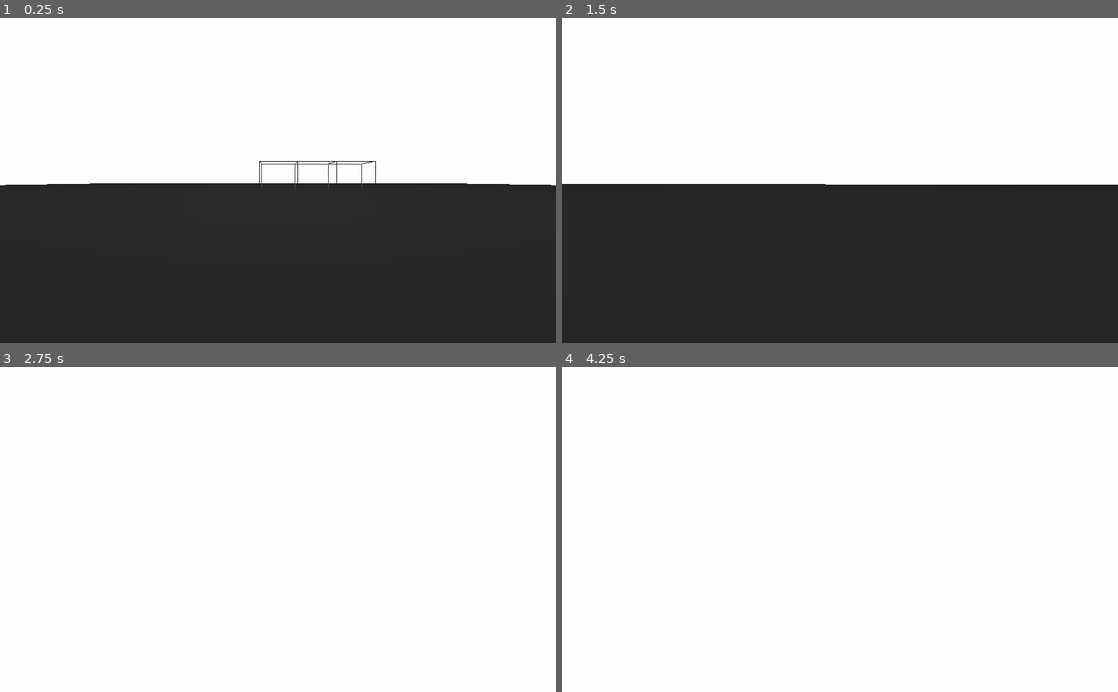
Above: before the commit, frames 1-4 (two rows, left to right).
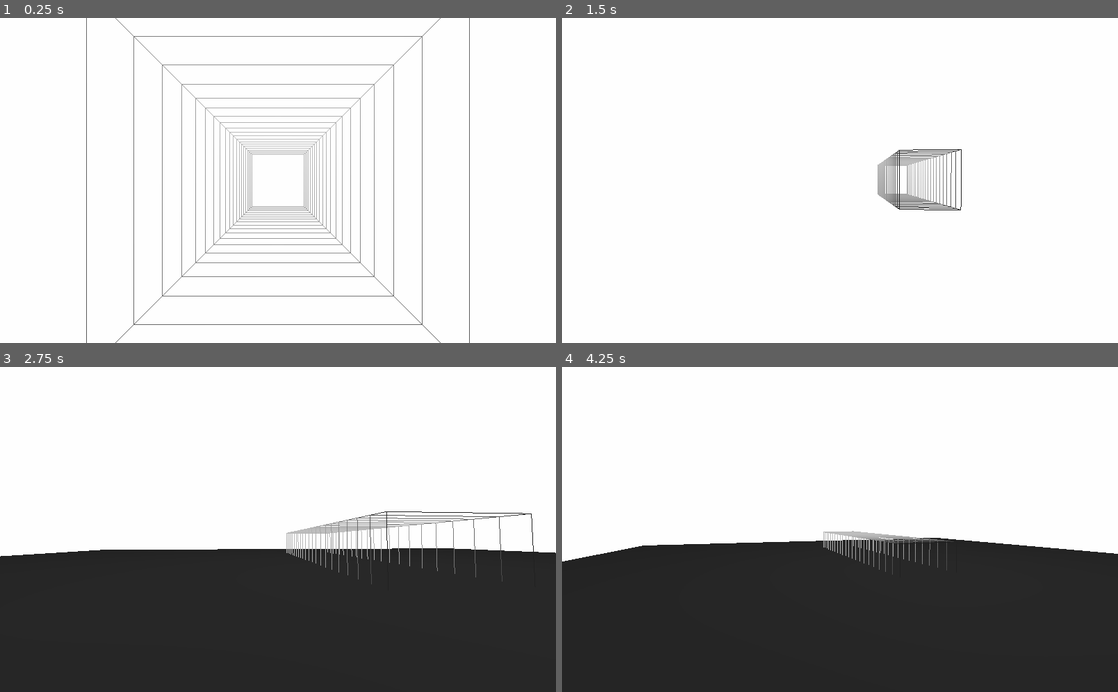
Above: after the commit, the same moments.

Repository: Solcany/latent_garden
Game: Godot game, scene res://spaceWarper.tscn
The game is run twice, just before and just after one commit, with the same random seed, the same clock (stepped at 60 frames per second) and the same inputs.
Inputs (mouse positions are in pixels of both pictures, inside the frame that each line leads up to):
- Up to frame 1 (0.25 s): no input
- Up to frame 2 (1.5 s): tap Enter at 0.5 s; move the mouse to (867, 180) at 0.52 s; hold S (dec_origin, bound only before the commit) 0.53-1.28 s; hold Up from 0.53 s (still down); tap A (dec_warp, bound only before the commit) at 0.8, 1.35 s; move the mouse to (812, 180) at 1.27 s
- Up to frame 3 (2.75 s): keep holding Up; tap W (inc_origin, bound only before the commit) at 1.55 s; move the mouse to (289, 523) at 2.02 s; hold W (inc_origin, bound only before the commit) from 2.03 s (still down); tap Q (inc_warp, bound only before the commit) at 2.3 s
- Up to frame 4 (4.25 s): keep holding Up; move the mouse to (834, 536) at 2.77 s; release W (inc_origin, bound only before the commit) at 2.78 s; tap Q (inc_warp, bound only before the commit) at 2.85 s; tap S (dec_origin, bound only before the commit) at 3.05 s; move the mouse to (878, 532) at 3.52 s; hold S (dec_origin, bound only before the commit) from 3.53 s (still down); tap A (dec_warp, bound only before the commit) at 3.8 s

The runs differ from the first frame. In frame 1, 51% of the frame differs, in the area x 0-100%, y 0-100%; in frame 2, 49%; in frame 3, 45%; in frame 4, 46%.

Commit message:
scale cube rooms interactively

Diff:
--- a/front_end/latent_garden_godot/game_controller.gd
+++ b/front_end/latent_garden_godot/game_controller.gd
@@ -9,7 +9,14 @@
 	set_process_input(true)
 
 func _input(event):
-	if event.is_action_pressed("inc_warp"): global_variables.warp += 0.01
-	if event.is_action_pressed("dec_warp"): global_variables.warp -= 0.01
-	if event.is_action_pressed("inc_origin"): global_variables.origin += 0.1
-	if event.is_action_pressed("dec_origin"): global_variables.origin -= 0.1
+	#if event.is_action_pressed("inc_room_scale"): global_variables.room_scale += global_variables.room_scalar
+	#if event.is_action_pressed("dec_room_scale"): global_variables.room_scale -= global_variables.room_scalar
+	if event is InputEventMouseButton:
+		if event.is_pressed():
+			if event.button_index == BUTTON_WHEEL_UP:
+				global_variables.room_scale_z += global_variables.room_scalar_z
+
+			if event.button_index == BUTTON_WHEEL_DOWN:
+				global_variables.room_scale_z -= global_variables.room_scalar_z
+				if(global_variables.room_scale_z < global_variables.init_room_scale_z):
+					global_variables.room_scale_z = global_variables.init_room_scale_z
--- a/front_end/latent_garden_godot/global_variables.gd
+++ b/front_end/latent_garden_godot/global_variables.gd
@@ -1,7 +1,10 @@
 extends Node
 
-var warp = 0.1
-var origin = 0.1
+var init_room_scale_x = 0.25
+var init_room_scale_y = 0.25
+var init_room_scale_z = 0.1
+var room_scale_z = init_room_scale_z
+var room_scalar_z = 0.1
 
 # Called when the node enters the scene tree for the first time.
 func _ready():
--- a/front_end/latent_garden_godot/player_controller.gd
+++ b/front_end/latent_garden_godot/player_controller.gd
@@ -7,7 +7,7 @@
 	ZDSQ_AE
 }
 
-export (KeyLayout) var key_layout:int = KeyLayout.ARROWS
+export (KeyLayout) var key_layout:int = KeyLayout.WASD_QE
 
 export (float,0,10) var view_sensitivity : float = 0.25
 export (float,0,10) var rotation_damping : float = 5
--- a/front_end/latent_garden_godot/project.godot
+++ b/front_end/latent_garden_godot/project.godot
@@ -20,6 +20,30 @@
 
 [input]
 
+ui_left={
+"deadzone": 0.5,
+"events": [ Object(InputEventKey,"resource_local_to_scene":false,"resource_name":"","device":0,"alt":false,"shift":false,"control":false,"meta":false,"command":false,"pressed":false,"scancode":65,"unicode":0,"echo":false,"script":null)
+, Object(InputEventJoypadButton,"resource_local_to_scene":false,"resource_name":"","device":0,"button_index":14,"pressure":0.0,"pressed":false,"script":null)
+ ]
+}
+ui_right={
+"deadzone": 0.5,
+"events": [ Object(InputEventKey,"resource_local_to_scene":false,"resource_name":"","device":0,"alt":false,"shift":false,"control":false,"meta":false,"command":false,"pressed":false,"scancode":68,"unicode":0,"echo":false,"script":null)
+, Object(InputEventJoypadButton,"resource_local_to_scene":false,"resource_name":"","device":0,"button_index":15,"pressure":0.0,"pressed":false,"script":null)
+ ]
+}
+ui_up={
+"deadzone": 0.5,
+"events": [ Object(InputEventKey,"resource_local_to_scene":false,"resource_name":"","device":0,"alt":false,"shift":false,"control":false,"meta":false,"command":false,"pressed":false,"scancode":87,"unicode":0,"echo":false,"script":null)
+, Object(InputEventJoypadButton,"resource_local_to_scene":false,"resource_name":"","device":0,"button_index":12,"pressure":0.0,"pressed":false,"script":null)
+ ]
+}
+ui_down={
+"deadzone": 0.5,
+"events": [ Object(InputEventKey,"resource_local_to_scene":false,"resource_name":"","device":0,"alt":false,"shift":false,"control":false,"meta":false,"command":false,"pressed":false,"scancode":83,"unicode":0,"echo":false,"script":null)
+, Object(InputEventJoypadButton,"resource_local_to_scene":false,"resource_name":"","device":0,"button_index":13,"pressure":0.0,"pressed":false,"script":null)
+ ]
+}
 move_left={
 "deadzone": 0.5,
 "events": [ Object(InputEventKey,"resource_local_to_scene":false,"resource_name":"","device":0,"alt":false,"shift":false,"control":false,"meta":false,"command":false,"pressed":false,"scancode":16777231,"unicode":0,"echo":false,"script":null)
@@ -40,24 +64,14 @@
 "events": [ Object(InputEventKey,"resource_local_to_scene":false,"resource_name":"","device":0,"alt":false,"shift":false,"control":false,"meta":false,"command":false,"pressed":false,"scancode":0,"unicode":0,"echo":false,"script":null)
  ]
 }
-inc_warp={
+inc_room_scale={
 "deadzone": 0.5,
 "events": [ Object(InputEventKey,"resource_local_to_scene":false,"resource_name":"","device":0,"alt":false,"shift":false,"control":false,"meta":false,"command":false,"pressed":false,"scancode":81,"unicode":0,"echo":false,"script":null)
  ]
 }
-dec_warp={
+dec_room_scale={
 "deadzone": 0.5,
 "events": [ Object(InputEventKey,"resource_local_to_scene":false,"resource_name":"","device":0,"alt":false,"shift":false,"control":false,"meta":false,"command":false,"pressed":false,"scancode":65,"unicode":0,"echo":false,"script":null)
- ]
-}
-inc_origin={
-"deadzone": 0.5,
-"events": [ Object(InputEventKey,"resource_local_to_scene":false,"resource_name":"","device":0,"alt":false,"shift":false,"control":false,"meta":false,"command":false,"pressed":false,"scancode":87,"unicode":0,"echo":false,"script":null)
- ]
-}
-dec_origin={
-"deadzone": 0.5,
-"events": [ Object(InputEventKey,"resource_local_to_scene":false,"resource_name":"","device":0,"alt":false,"shift":false,"control":false,"meta":false,"command":false,"pressed":false,"scancode":83,"unicode":0,"echo":false,"script":null)
  ]
 }
 
--- a/front_end/latent_garden_godot/spaceWarper.gd
+++ b/front_end/latent_garden_godot/spaceWarper.gd
@@ -1,45 +1,10 @@
 extends Spatial
 
-export var detectors_num = 3
-export var detector_scalar_z = 0.01
+export var rooms_num = 20
+
 var step_z = 0.11
-#export(bool) var sides = true setget _sides
-#export(float) var split = 0 setget _split
-
-#var processed_once = false
-#var vertices = null
-
-#func _sides( s ):
-#	sides = s
-#	if processed_once:
-#		cube_create()
-#
-#func _split( s ):
-#	if s < 0:
-#		s = 0
-#	elif s > 0.5:
-#		s = 0.5
-#	split = s
-#	if processed_once:
-#		cube_create()
-#
-#func split_vertices():
-#	if split != 0:
-#		var tmp = []
-#		for v in vertices:
-#			tmp.append( v )
-#		vertices = []
-#		for i in range( 0, len( tmp ) / 2 ):
-#			var a = tmp[i*2]
-#			var b = tmp[i*2 + 1]
-#			var mid = b - a
-#			vertices.append( a )
-#			vertices.append( a + mid * split )
-#			vertices.append( b )
-#			vertices.append( b - mid * split )
 
 func cube_create():
-
 	var vertices = []
 	# top
 	vertices.append( Vector3( -1, -1, -1 ) )
@@ -71,8 +36,6 @@
 	vertices.append( Vector3( -1, -1, 1 ) )
 	vertices.append( Vector3( -1, 1, 1 ) )
 
-#	split_vertices()
-
 	var _mesh = Mesh.new()
 	var _surf = SurfaceTool.new()
 	var _meshInstance = MeshInstance.new()
@@ -84,25 +47,23 @@
 	_surf.commit( _mesh )
 	_meshInstance.set_mesh(_mesh)
 	return _meshInstance
-	#self.add_child(_meshInstance)
 
 func _ready():
-	for i in range(3):
+	for i in range(1,rooms_num+1):
 		var _cube : MeshInstance = cube_create()
-		#_cube.transform.origin = Vector3(0,0,0)
-		_cube.scale = Vector3(global_variables.warp, 0.1, 0.1)
-		_cube.translation.x = global_variables.warp*2 * i #step_z * i
+		_cube.scale = Vector3(global_variables.init_room_scale_x,
+							 global_variables.init_room_scale_y,
+							 global_variables.init_room_scale_z)
 		_cube.name = "cube_" + str(i)
 		self.add_child(_cube)
-
-
 
 # Called every frame. 'delta' is the elapsed time since the previous frame.
 func _process(delta):
 
-	for i in range(3):
-		var c = get_node("cube_" + str(i))
-		if c != null:
-			#c.transform.origin = Vector3(global_variables.origin, 0.0, 0.0)
-			c.translation.x = (global_variables.warp*2 * i)
-			c.scale = Vector3(global_variables.warp, 0.1, 0.1)
+	for i in range(1, rooms_num+1):
+		var cube = get_node("cube_" + str(i))
+		if cube != null:
+			cube.translation.z = (-global_variables.room_scale_z * i)
+			cube.scale = Vector3(global_variables.init_room_scale_x,
+								global_variables.init_room_scale_y,
+								global_variables.room_scale_z)
--- a/front_end/latent_garden_godot/spaceWarper.tscn
+++ b/front_end/latent_garden_godot/spaceWarper.tscn
@@ -25,7 +25,7 @@
 script = ExtResource( 3 )
 
 [node name="player_controller" type="Spatial" parent="."]
-transform = Transform( 1, 0, 0, 0, 1, 0, 0, 0, 1, -0.00348601, 0, 1.29887 )
+transform = Transform( 1, 0, 0, 0, 1, 0, 0, 0, 1, 0, 0, 0.1 )
 script = ExtResource( 1 )
 move_in_xz = true
 
@@ -37,17 +37,17 @@
 [node name="MeshInstance" type="MeshInstance" parent="player_controller/player_collider"]
 transform = Transform( 0.05, 0, 0, 0, -2.18557e-09, -0.05, 0, 0.05, -2.18557e-09, 0, 0.0191733, 0 )
 visible = false
-mesh = SubResource( 3 )
+mesh = SubResource( 1 )
 material/0 = null
 
 [node name="CollisionShape" type="CollisionShape" parent="player_controller/player_collider"]
 transform = Transform( 0.05, 0, 0, 0, -2.18557e-09, -0.05, 0, 0.05, -2.18557e-09, 0, 0.0191733, 0 )
-shape = SubResource( 4 )
+shape = SubResource( 2 )
 
 [node name="floor" type="MeshInstance" parent="."]
-transform = Transform( 3, 0, 0, 0, 3, 0, 0, 0, 3, 0, -0.0496547, -0.337947 )
-mesh = SubResource( 1 )
-material/0 = SubResource( 2 )
+transform = Transform( 3, 0, 0, 0, 3, 0, 0, 0, 3, -0.020874, 0.0128758, -0.328197 )
+mesh = SubResource( 3 )
+material/0 = SubResource( 4 )
 
 [node name="OmniLight" type="OmniLight" parent="."]
 transform = Transform( 1, 0, 0, 0, 1, 0, 0, 0, 1, 0, 1.36842, 0 )
Not shown: 1 places in front_end/latent_garden_godot/spaceWarper.tscn that only renumber resources
Not shown, changed: front_end/latent_garden_godot/.DS_Store
